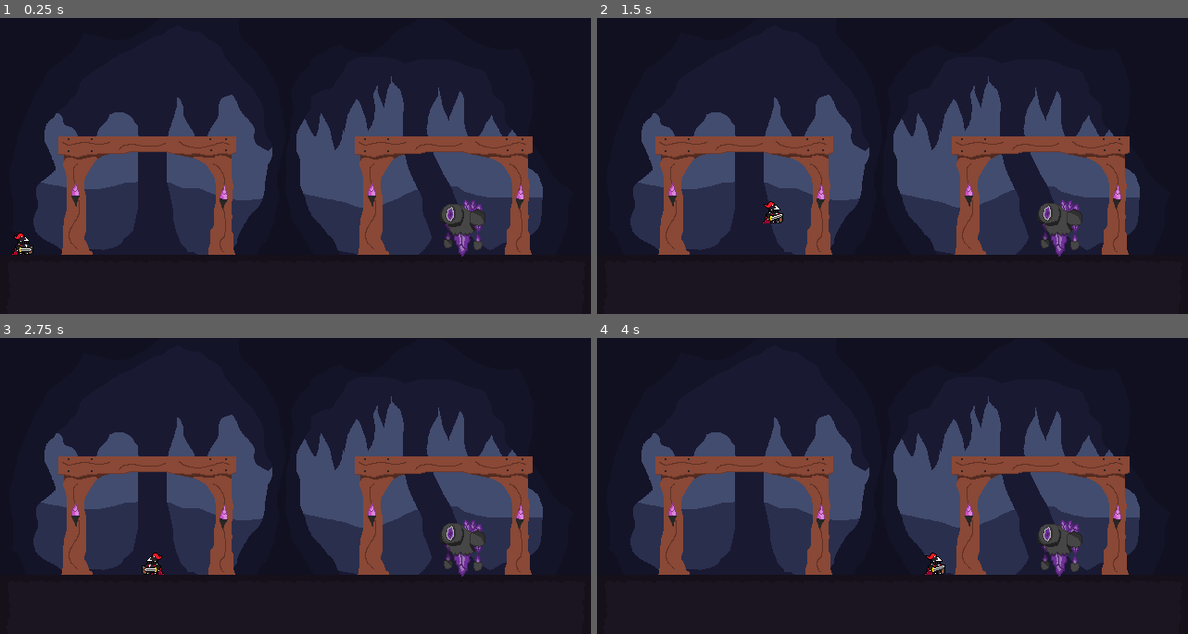
Above: before the commit, frames 1-4 (two rows, left to right).
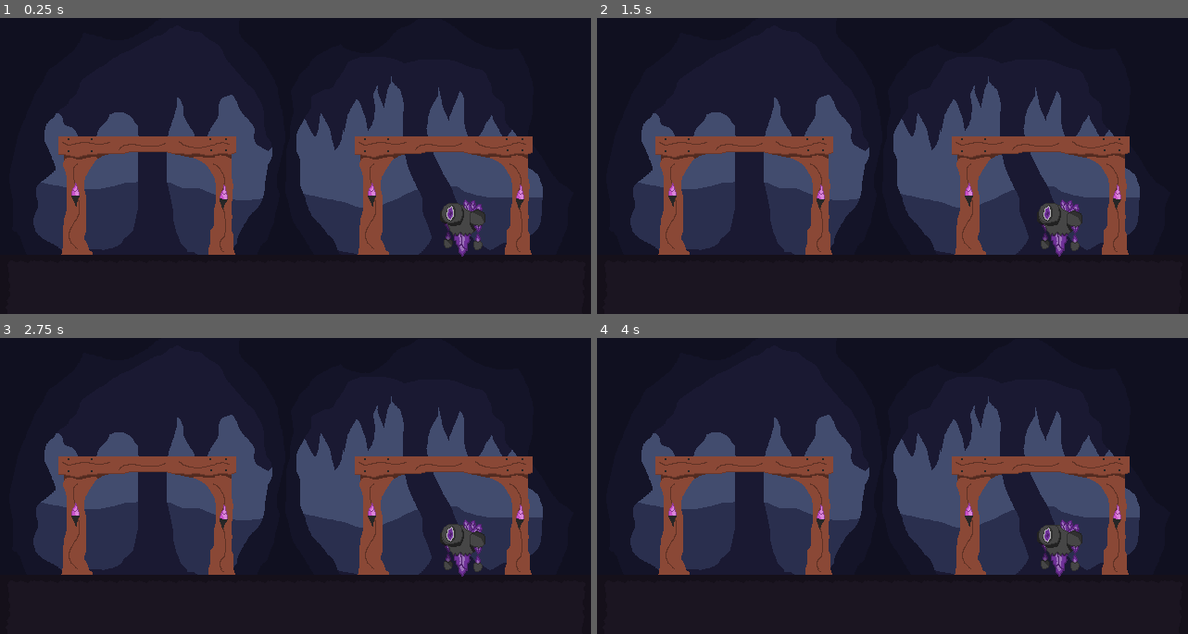
Above: after the commit, the same moments.

Repository: LuizFelippeAlves/ProjetoTowerBreak
Game: Godot game, scene res://Scenes/andar_1.tscn
Same seed, same stepped clock (60 frames per second), same inputs: the game is played once before the commit and once after it. This scene is started directly instead of the project's main scene.
Inputs (mouse positions are in pixels of both pictures, inside the frame that each line leads up to):
- Up to frame 1 (0.25 s): no input
- Up to frame 2 (1.5 s): move the mouse to (1022, 151) at 0.52 s; hold D (move_right) from 0.53 s (still down); click (1022, 151) at 0.6 s; tap W (jump) at 0.77 s; move the mouse to (774, 180) at 1.27 s; click (774, 180) at 1.35 s
- Up to frame 3 (2.75 s): tap W (jump) at 1.52 s; move the mouse to (354, 420) at 2.02 s; release D (move_right) at 2.03 s; hold A (move_left) from 2.03 s (still down); click (354, 420) at 2.1 s
- Up to frame 4 (4 s): move the mouse to (862, 545) at 2.77 s; release A (move_left) at 2.78 s; hold D (move_right) from 2.78 s (still down); click (862, 545) at 2.85 s; tap W (jump) at 3.02, 3.77 s; move the mouse to (1069, 530) at 3.52 s; click (1069, 530) at 3.6 s

The runs differ from the first frame. In frame 1, 0.2% of the frame differs, in the area x 1-79%, y 62-80%; in frame 2, 0.2%; in frame 3, 0.2%; in frame 4, 0.3%, in the area x 55-83%, y 62-80%.

Commit message:
comeco programacao do golem

Diff:
--- a/TowerBreak/Scenes/andar_1.tscn
+++ b/TowerBreak/Scenes/andar_1.tscn
@@ -1,10 +1,9 @@
-[gd_scene load_steps=54 format=4 uid="uid://6hqeqbm3ifq"]
+[gd_scene load_steps=59 format=4 uid="uid://6hqeqbm3ifq"]
 
 [ext_resource type="Texture2D" uid="uid://bv6seowfsvhjv" path="res://assets/TileSetsAreas/Area - 0/Fundo area inicial.png" id="1_i6xxf"]
 [ext_resource type="Texture2D" uid="uid://ckht4lbuoe3rl" path="res://assets/TileSetsAreas/Area - 0/Tileset Area Inicial.png" id="2_crl7t"]
 [ext_resource type="Texture2D" uid="uid://kfjveew5jpyr" path="res://assets/TileSetsAreas/Area - 1/Fundo Area1.png" id="3_knupg"]
 [ext_resource type="Texture2D" uid="uid://lqxi0m2l1gv0" path="res://assets/TileSetsAreas/Area - 1/TileSet(Area1).png" id="4_dd0ah"]
-[ext_resource type="PackedScene" uid="uid://camspvi8wpf5i" path="res://Util/Base player.tscn" id="5_unj8g"]
 [ext_resource type="Texture2D" uid="uid://biq2o6la0aj3j" path="res://assets/Sprits/GolemAnimations/SpriteGlmAtqPilar.png" id="13_0pnld"]
 [ext_resource type="Texture2D" uid="uid://bwyrvksg3po33" path="res://assets/Sprits/GolemAnimations/SpriteGlmAtqProjetil.png" id="14_kxrfi"]
 [ext_resource type="Texture2D" uid="uid://bugvpvemww7hh" path="res://assets/Sprits/GolemAnimations/SpriteGlmParada.png" id="15_eql4w"]
@@ -1607,7 +1606,7 @@
 }],
 "loop": true,
 "name": &"AtqPilar",
-"speed": 3.0
+"speed": 5.0
 }, {
 "frames": [{
 "duration": 1.2,
@@ -1651,7 +1650,7 @@
 }],
 "loop": false,
 "name": &"AtqProj",
-"speed": 3.0
+"speed": 5.0
 }, {
 "frames": [{
 "duration": 1.3,
@@ -1706,6 +1705,154 @@
 "speed": 3.0
 }]
 
+[sub_resource type="Animation" id="Animation_82lek"]
+resource_name = "Attack_floor_attack"
+length = 2.5
+tracks/0/type = "value"
+tracks/0/imported = false
+tracks/0/enabled = true
+tracks/0/path = NodePath("AnimatedSprite2D:animation")
+tracks/0/interp = 1
+tracks/0/loop_wrap = true
+tracks/0/keys = {
+"times": PackedFloat32Array(0),
+"transitions": PackedFloat32Array(1),
+"update": 1,
+"values": [&"AtqPilar"]
+}
+tracks/1/type = "value"
+tracks/1/imported = false
+tracks/1/enabled = true
+tracks/1/path = NodePath("AnimatedSprite2D:frame")
+tracks/1/interp = 1
+tracks/1/loop_wrap = true
+tracks/1/keys = {
+"times": PackedFloat32Array(0, 0.2, 0.433333, 0.666667, 0.933333, 1.16667, 2.13333, 2.43333),
+"transitions": PackedFloat32Array(1, 1, 1, 1, 1, 1, 1, 1),
+"update": 1,
+"values": [0, 1, 2, 3, 5, 6, 7, 10]
+}
+
+[sub_resource type="Animation" id="Animation_1151a"]
+length = 0.001
+tracks/0/type = "value"
+tracks/0/imported = false
+tracks/0/enabled = true
+tracks/0/path = NodePath("AnimatedSprite2D:animation")
+tracks/0/interp = 1
+tracks/0/loop_wrap = true
+tracks/0/keys = {
+"times": PackedFloat32Array(0),
+"transitions": PackedFloat32Array(1),
+"update": 1,
+"values": [&"AtqPilar"]
+}
+tracks/1/type = "value"
+tracks/1/imported = false
+tracks/1/enabled = true
+tracks/1/path = NodePath("AnimatedSprite2D:frame")
+tracks/1/interp = 1
+tracks/1/loop_wrap = true
+tracks/1/keys = {
+"times": PackedFloat32Array(0),
+"transitions": PackedFloat32Array(1),
+"update": 1,
+"values": [0]
+}
+
+[sub_resource type="Animation" id="Animation_dk5ge"]
+resource_name = "Attack_hand_attack"
+length = 2.5
+tracks/0/type = "value"
+tracks/0/imported = false
+tracks/0/enabled = true
+tracks/0/path = NodePath("AnimatedSprite2D:animation")
+tracks/0/interp = 1
+tracks/0/loop_wrap = true
+tracks/0/keys = {
+"times": PackedFloat32Array(0),
+"transitions": PackedFloat32Array(1),
+"update": 1,
+"values": [&"AtqProj"]
+}
+tracks/1/type = "value"
+tracks/1/imported = false
+tracks/1/enabled = true
+tracks/1/path = NodePath("AnimatedSprite2D:frame")
+tracks/1/interp = 1
+tracks/1/loop_wrap = true
+tracks/1/keys = {
+"times": PackedFloat32Array(0, 0.166667, 0.333333, 0.533333, 0.733333, 0.9, 1.1, 1.3, 1.5, 1.7, 1.9, 2.1, 2.3),
+"transitions": PackedFloat32Array(1, 1, 1, 1, 1, 1, 1, 1, 1, 1, 1, 1, 1),
+"update": 1,
+"values": [0, 1, 2, 3, 4, 5, 6, 7, 8, 9, 10, 11, 12]
+}
+
+[sub_resource type="Animation" id="Animation_3uy3h"]
+resource_name = "Death"
+length = 2.0
+tracks/0/type = "value"
+tracks/0/imported = false
+tracks/0/enabled = true
+tracks/0/path = NodePath("AnimatedSprite2D:animation")
+tracks/0/interp = 1
+tracks/0/loop_wrap = true
+tracks/0/keys = {
+"times": PackedFloat32Array(0),
+"transitions": PackedFloat32Array(1),
+"update": 1,
+"values": [&"Morrendo"]
+}
+tracks/1/type = "value"
+tracks/1/imported = false
+tracks/1/enabled = true
+tracks/1/path = NodePath("AnimatedSprite2D:frame")
+tracks/1/interp = 1
+tracks/1/loop_wrap = true
+tracks/1/keys = {
+"times": PackedFloat32Array(0, 0.233333, 0.466667, 0.666667, 0.9, 1.13333, 1.36667, 1.63333, 1.86667),
+"transitions": PackedFloat32Array(1, 1, 1, 1, 1, 1, 1, 1, 1),
+"update": 1,
+"values": [0, 1, 2, 3, 4, 5, 6, 7, 8]
+}
+
+[sub_resource type="Animation" id="Animation_43jhh"]
+resource_name = "Idle"
+loop_mode = 1
+tracks/0/type = "value"
+tracks/0/imported = false
+tracks/0/enabled = true
+tracks/0/path = NodePath("AnimatedSprite2D:animation")
+tracks/0/interp = 1
+tracks/0/loop_wrap = true
+tracks/0/keys = {
+"times": PackedFloat32Array(0),
+"transitions": PackedFloat32Array(1),
+"update": 1,
+"values": [&"Idle"]
+}
+tracks/1/type = "value"
+tracks/1/imported = false
+tracks/1/enabled = true
+tracks/1/path = NodePath("AnimatedSprite2D:frame")
+tracks/1/interp = 1
+tracks/1/loop_wrap = true
+tracks/1/keys = {
+"times": PackedFloat32Array(0, 0.266667, 0.466667, 0.666667, 0.9),
+"transitions": PackedFloat32Array(1, 1, 1, 1, 1),
+"update": 1,
+"values": [0, 1, 2, 3, 4]
+}
+
+[sub_resource type="AnimationLibrary" id="AnimationLibrary_bof20"]
+_data = {
+"Attack_floor_attack": SubResource("Animation_82lek"),
+"Attack_hand_attack": SubResource("Animation_dk5ge"),
+"Death": SubResource("Animation_3uy3h"),
+"Idle": SubResource("Animation_43jhh"),
+"RESET": SubResource("Animation_1151a")
+}
+
 [node name="Mundo" type="Node2D"]
 
 [node name="TileMapAndar1" type="Node2D" parent="."]
@@ -1727,20 +1874,47 @@
 tile_map_data = PackedByteArray("AAACAAQAAwAAAAQAAAACAAYAAwAAAAYAAAACAAcAAwAAAAcAAAADAAQAAwABAAQAAAADAAUAAwABAAUAAAADAA …(448 unchanged characters)…
 tile_set = SubResource("TileSet_60kdq")
 
-[node name="CharacterBody2D" parent="." instance=ExtResource("5_unj8g")]
-position = Vector2(27, 244)
-
-[node name="Teste" type="CharacterBody2D" parent="."]
+[node name="Golem" type="CharacterBody2D" parent="."]
 position = Vector2(503, 226)
 scale = Vector2(-1, 1)
-
-[node name="CollisionShape2D" type="CollisionShape2D" parent="Teste"]
+collision_layer = 4
+collision_mask = 7
+
+[node name="CollisionShape2D" type="CollisionShape2D" parent="Golem"]
 position = Vector2(1.25, 2)
 shape = SubResource("RectangleShape2D_q31if")
 
-[node name="AnimatedSprite2D" type="AnimatedSprite2D" parent="Teste"]
+[node name="AnimatedSprite2D" type="AnimatedSprite2D" parent="Golem"]
 position = Vector2(0, 1)
 sprite_frames = SubResource("SpriteFrames_j1jwg")
-animation = &"Idle"
+animation = &"AtqPilar"
 autoplay = "Idle"
-frame_progress = 0.747886
+
+[node name="AnimationPlayer" type="AnimationPlayer" parent="Golem"]
+libraries = {
+"": SubResource("AnimationLibrary_bof20")
+}
+
+[node name="timers" type="Node2D" parent="Golem"]
+
+[node name="MovementTimer" type="Timer" parent="Golem/timers"]
+
+[node name="IdleTimer" type="Timer" parent="Golem/timers"]
+
+[node name="ArmCastTimer" type="Timer" parent="Golem/timers"]
+
+[node name="MetelanciaTimer" type="Timer" parent="Golem/timers"]
+
+[node name="Visao" type="RayCast2D" parent="Golem"]
+
+[node name="Positions" type="Node2D" parent="Golem"]
+
+[node name="Areas" type="Node2D" parent="Golem"]
+
+[node name="Influencia" type="Area2D" parent="Golem/Areas"]
+
+[node name="Shape" type="CollisionShape2D" parent="Golem/Areas/Influencia"]
+
+[node name="Interacao" type="Area2D" parent="Golem/Areas"]
+
+[node name="Shape" type="CollisionShape2D" parent="Golem/Areas/Interacao"]
